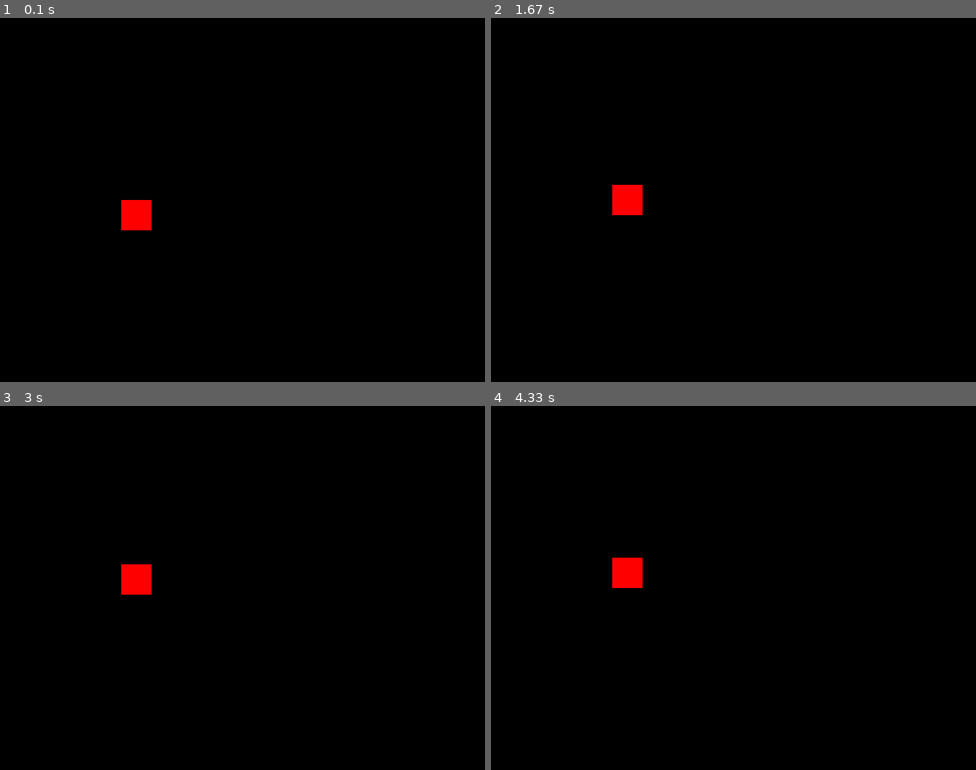
Above: before the commit, frames 1-4 (two rows, left to right).
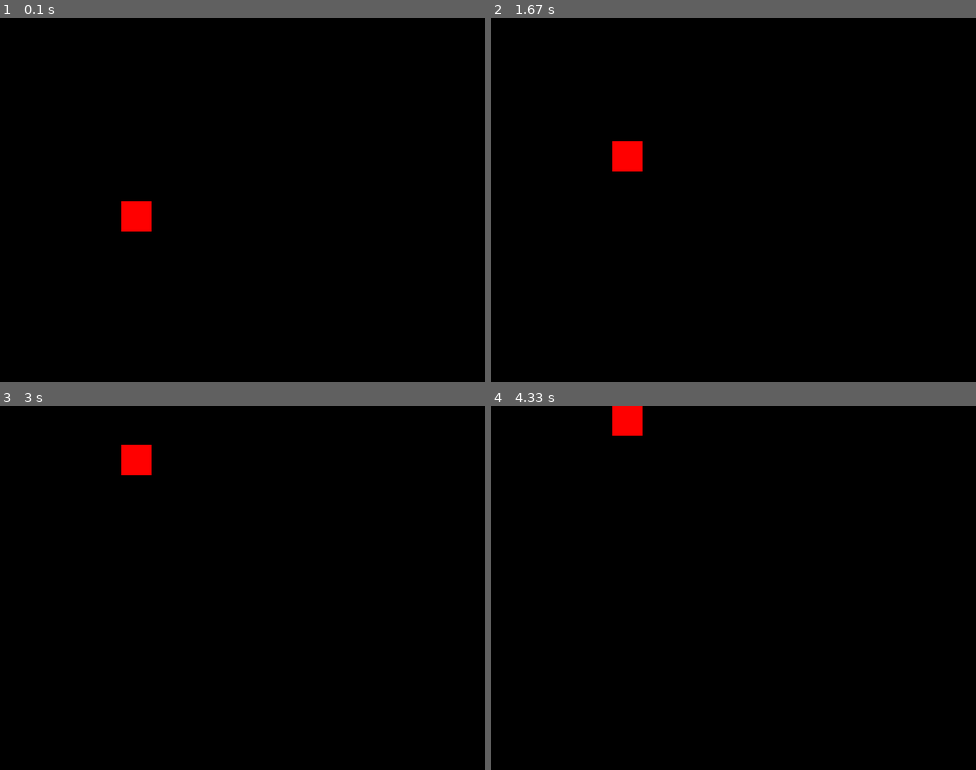
Above: after the commit, the same moments.

Repository: JD-GG/ajlmn-32x32LED-games
Game: pygame game, started from Flappy Bird/FlappyBird_PhysicsTest.py
Two runs of this game, one before a commit and one after it. Both use one fixed random seed, a clock stepped at 60 frames per second and the inputs below.
Inputs:
- Up to frame 1 (0.1 s): no input
- Up to frame 2 (1.67 s): tap Space at 0.33, 0.73, 1.03, 1.23, 1.57 s
- Up to frame 3 (3 s): tap Space at 1.87, 2.07, 2.37, 2.63, 2.97 s
- Up to frame 4 (4.33 s): tap Space at 3.27, 3.4, 3.8, 4.1 s

The runs differ from the first frame. In frame 1, less than 0.1% of the frame differs, in the area x 25-32%, y 50-59%; in frame 2, 1.0%, in the area x 25-32%, y 33-55%; in frame 3, 1.0%; in frame 4, 1.0%.

Commit message:
fixed Physics

Diff:
--- a/Flappy Bird/FlappyBird_PhysicsTest.py
+++ b/Flappy Bird/FlappyBird_PhysicsTest.py
@@ -6,46 +6,36 @@
 SCREEN_HEIGHT = 600
 
 screen = pygame.display.set_mode((SCREEN_WIDTH, SCREEN_HEIGHT))
-
 pygame.display.set_caption("Flappy Bird")
-
-
-
-
 
 # Bird variables
 player_pos = [200, 300]
 player_vel = 0
-gravity = 0.001
-lift = -1
+gravity = 10
+lift = -3
+
+clock = pygame.time.Clock()
 
 run = True
 while run:
+    tickTime = clock.tick(60) / 1000
 
-    player_vel += gravity
+    player_vel += gravity * tickTime
     player_pos[1] += player_vel
 
     screen.fill((0, 0, 0))
-
     pygame.draw.rect(screen, (255, 0, 0), (player_pos[0], player_pos[1], 50, 50))
 
     key = pygame.key.get_pressed()
+    if key[pygame.K_SPACE]:
+        player_vel = lift
 
-    if(key[pygame.K_SPACE]):
-        player_pos[1] -= 2
-
-
-    if(player_pos[0] < 0):
-        player_pos[0] = 0
-
-    if(player_pos[1] < 0):
+    if player_pos[1] < 0:
         player_pos[1] = 0
 
-
-    if(player_pos[1] > SCREEN_HEIGHT - 50):
+    if player_pos[1] > SCREEN_HEIGHT - 50:
         player_pos[1] = SCREEN_HEIGHT - 50
         player_vel = 0
-
 
     for event in pygame.event.get():
         if event.type == pygame.QUIT:
